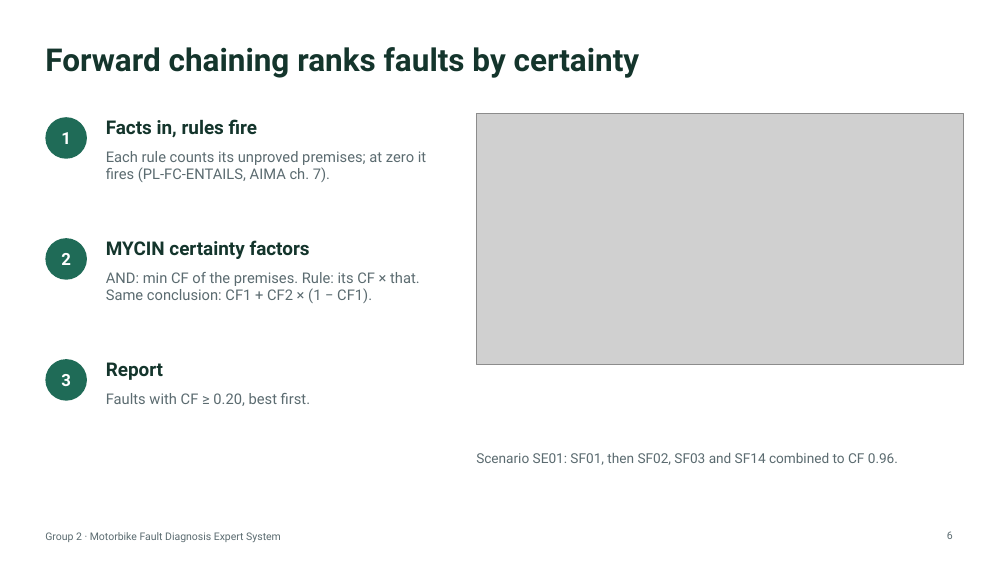
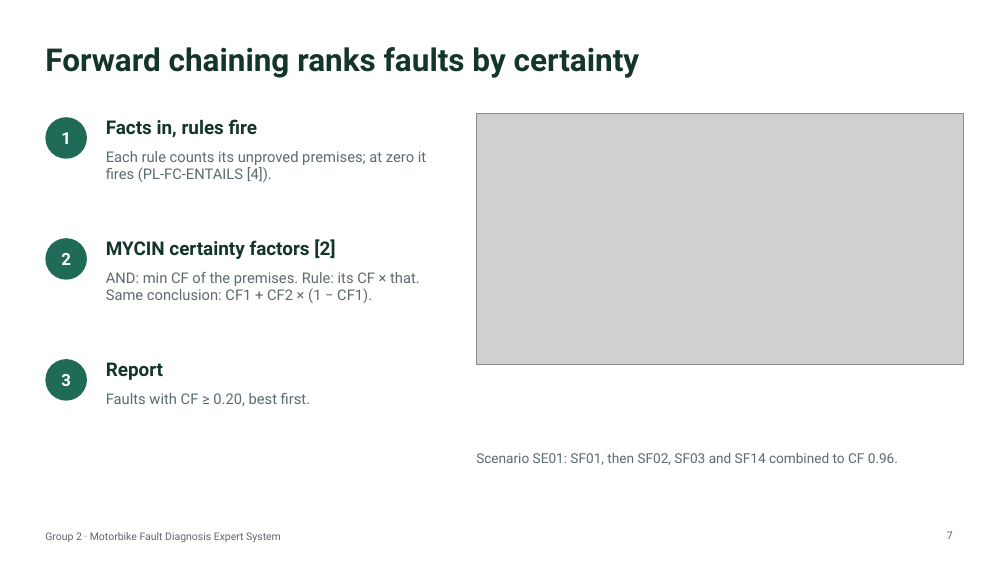
Before and after one commit to noway165/72ITAI30103_Team2_Motorbike_Expert_System, a slide deck: slide 7 of docs/slides/Group2_Presentation.pptx (slide 6 before the commit). Drawn at 1008x567 pixels with LibreOffice and Linux fonts; fonts in the diff are those of the drawing; grey boxes stand for pictures. Boxes give left, top, right and bottom in pixels: in the first picture for what was removed or moved away, otherwise in the second. Text is boxed around its words. In the diff, an @@ line names an element or a change of style, - is before the commit and + after.

```diff
--- a/docs/slides/Group2_Presentation.pptx
+++ b/docs/slides/Group2_Presentation.pptx
@@ text at <box>106,151,426,182</box>: text changed @@
-Each rule counts its unproved premises; at zero it fires (PL-FC-ENTAILS, AIMA ch. 7).
+Each rule counts its unproved premises; at zero it fires (PL-FC-ENTAILS [4]).
@@ text at <box>106,239,335,259</box>: text changed @@
-MYCIN certainty factors
+MYCIN certainty factors [2]
@@ page number at <box>947,531,953,539</box>: text changed @@
-6
+7
```
Also in this commit, not shown: 2 other slides changed, 2 slides added, 13 other files.
